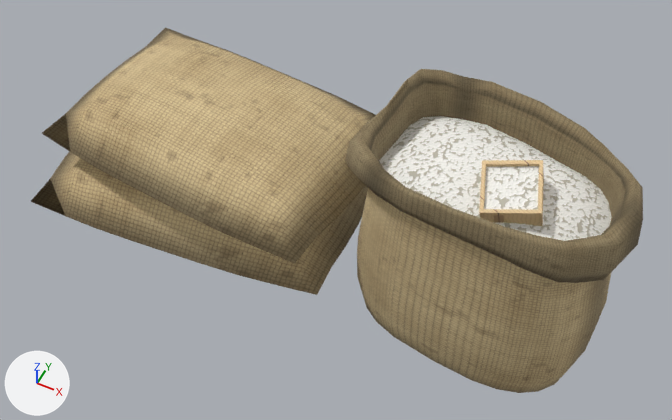
An edit to the Blender file blender/ricesacks.blend, drawn before and after from the same camera.
Both versions are drawn from a 50 mm lens placed at (0.791, -1.038, 1.413), pointed at (0.29, -0.036, 0.161). The axes (+X, +Y, +Z) are drawn at lower left. The lights are the same throughout. The picture after the commit comes second.

Before the edit, the objects in view are built like this:
```python
me_ricemasu = bpy.data.meshes.new('RiceMasu')
me_ricemasu.from_pydata(...)  # 16 vertices, 12 faces; spans x -0.045..0.045, y -0.045..0.045, z 0.0..0.07
me_ricemasu.materials.append(mat_ricemasu)  # picture img_rice_masu
me_ricemasurice = bpy.data.meshes.new('RiceMasuRice')
me_ricemasurice.from_pydata(...)  # 4 vertices, 1 face; spans x -0.039..0.039, y -0.039..0.039, z 0.062
me_ricemasurice.materials.append(mat_ricegrain)  # picture img_rice_grains
me_ricesackcuff = bpy.data.meshes.new('RiceSackCuff')
me_ricesackcuff.from_pydata(...)  # 144 vertices, 120 faces; spans x -0.21..0.238, y -0.138..0.154, z 0.333..0.434
me_ricesackcuff.polygons.foreach_set('use_smooth', [True] * 120)
me_ricesackcuff.materials.append(mat_ricesackinside)  # picture img_rice_burlap_in
me_ricesackrice = bpy.data.meshes.new('RiceSackRice')
me_ricesackrice.from_pydata(...)  # 72 vertices, 60 faces; spans x -0.182..0.194, y -0.124..0.126, z 0.34..0.374
me_ricesackrice.polygons.foreach_set('use_smooth', [True] * 60)
me_ricesackrice.materials.append(mat_ricegrain)  # picture img_rice_grains
ob_ricemasu = bpy.data.objects.new('RiceMasu', me_ricemasu)
ob_ricemasu.parent = ob_ricesackopenset
ob_ricemasu.location = (0.05, -0.02, 0.342)
ob_ricemasu.rotation_euler = (0.244, -0.175, 0.436)  # degrees (14, -10, 25)
ob_ricemasurice = bpy.data.objects.new('RiceMasuRice', me_ricemasurice)
ob_ricemasurice.parent = ob_ricemasu
ob_ricemasurice.location = (0.0, 0.0, 0.0)
ob_ricesackcuff = bpy.data.objects.new('RiceSackCuff', me_ricesackcuff)
ob_ricesackcuff.parent = ob_ricesackopenset
ob_ricesackcuff.location = (0.0, 0.0, 0.0)
ob_ricesackrice = bpy.data.objects.new('RiceSackRice', me_ricesackrice)
ob_ricesackrice.parent = ob_ricesackopenset
ob_ricesackrice.location = (0.0, 0.0, 0.0)
# also in view: 'RiceSackOpen' at (0.564, -0.029, 0.206); 'RiceSack1' at (0.031, 0.012, 0.203); 'RiceSackIn' at (0.564, -0.026, 0.371); 'RiceSack0' at (-0.003, 0.001, 0.071)
```
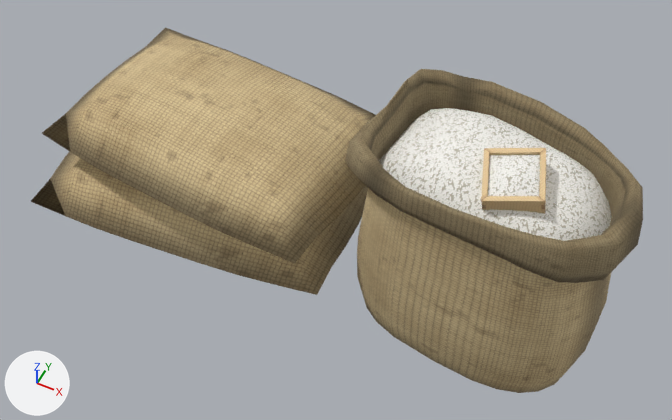
The change, as a list of edits to the scene's bpy script:
```text
Change me_ricesackrice:
    used by ob_ricesackrice; parent = ob_ricesackopenset; location = (0.0, 0.0, 0.0)
    remove me_ricesackrice.from_pydata(...)  # 72 vertices, 60 faces; spans x -0.182..0.194, y -0.124..0.126, z 0.34..0.374
    add me_ricesackrice.from_pydata(...)  # 120 vertices, 108 faces; spans x -0.182..0.194, y -0.124..0.126, z 0.339..0.425
    me_ricesackrice part 1
    12 faces are deleted
    49 vertices move from x -0.141..0.151, y -0.12..0.098, z 0.34..0.374 to x -0.162..0.173, y -0.12..0.113, z 0.339..0.4
    48 vertices are added at x -0.087..0.093, y -0.059..0.06, z 0.402..0.425
    60 new faces join them
    me_ricesackrice part 2: 48 kept faces spanning x -0.182..0.194, y -0.124..0.126, z 0.339..0.4 get new texture (UV) coordinates
Change me_ricemasurice:
    used by ob_ricemasurice; parent = ob_ricemasu; location = (0.0, 0.0, 0.0)
    remove me_ricemasurice.from_pydata(...)  # 4 vertices, 1 face; spans x -0.039..0.039, y -0.039..0.039, z 0.062
    add me_ricemasurice.from_pydata(...)  # 25 vertices, 16 faces; spans x -0.0365..0.0365, y -0.0365..0.0365, z 0.064..0.078
    me_ricemasurice part 3: the whole mesh is rebuilt
    me_ricemasurice part 4: the surface is now shaded smooth
Change ob_ricemasu:
    ob_ricemasu.location: (0.05, -0.02, 0.342) -> (0.05, -0.02, 0.368)
```

Pixel boxes [x1, y1, x2, y2] of what changed, in the pictures (672 x 420 px; the box of a moved part takes in the faces that stretch with it):
'RiceSackRice', reshaped (6% taller)
    before: [379, 116, 612, 241]
    after: [379, 108, 612, 241]
'RiceMasu', moved
    before: [479, 160, 544, 226]
    after: [481, 148, 546, 213]
'RiceMasuRice', reshaped, moved (7% shorter)
    before: [484, 166, 539, 210]
    after: [488, 155, 540, 196]
part 1 of me_ricesackrice, moved or reshaped
    before: [438, 138, 550, 201]
    after: [410, 109, 583, 222]
part 2 of me_ricesackrice, surface changed
    before: [379, 116, 612, 241]
    after: [379, 108, 612, 241]
part 3 of me_ricemasurice, built on
    before: [484, 166, 539, 210]
    after: [488, 155, 540, 196]
